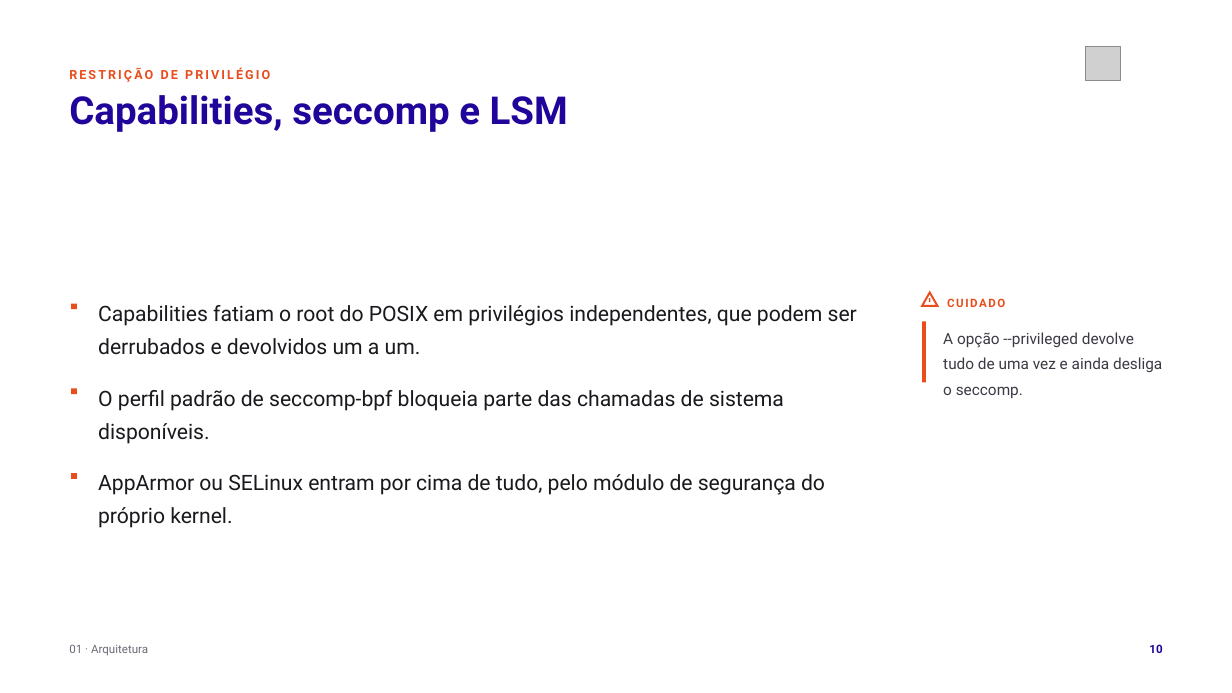
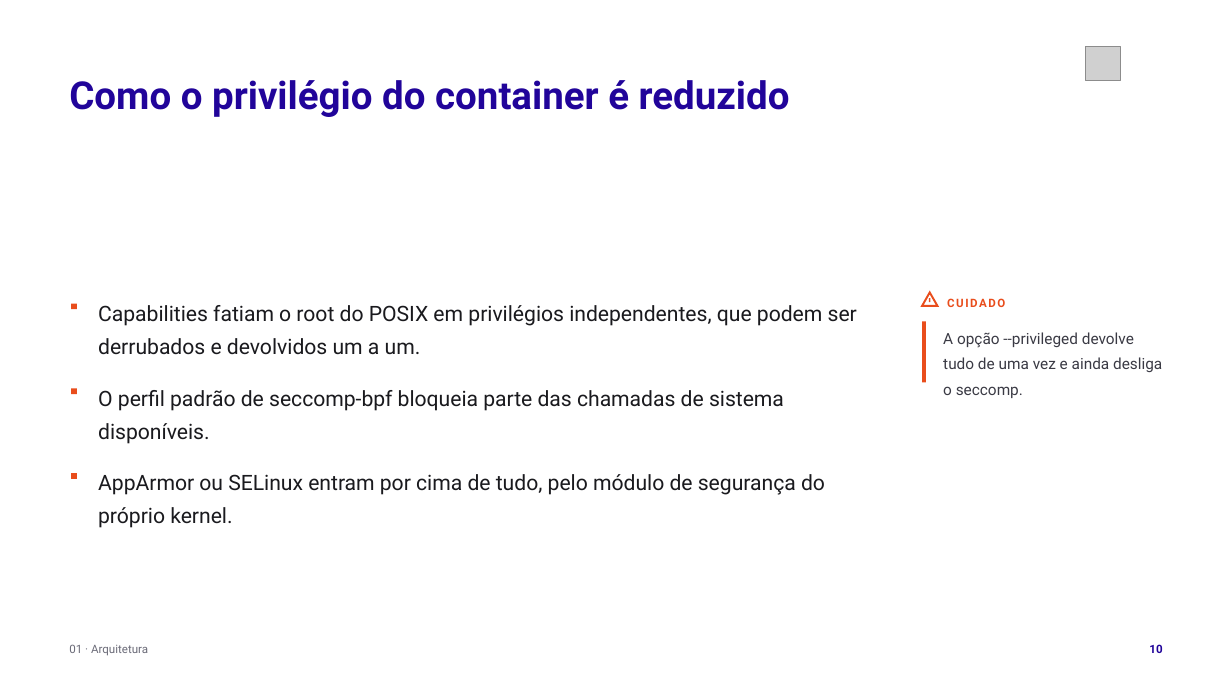
Before and after one commit to tcpassos/invite-app, a slide deck: slide 10 of trabalhos/T1-Docker-Invite-People.pptx. Drawn at 1232x693 pixels with LibreOffice and Linux fonts; fonts in the diff are those of the drawing; grey boxes stand for pictures. Boxes give left, top, right and bottom in pixels: in the first picture for what was removed or moved away, otherwise in the second. Text is boxed around its words. In the diff, an @@ line names an element or a change of style, - is before the commit and + after.

```diff
--- a/trabalhos/T1-Docker-Invite-People.pptx
+++ b/trabalhos/T1-Docker-Invite-People.pptx
@@ text removed at box(69, 67, 270, 82) @@
-RESTRIÇÃO DE PRIVILÉGIO
@@ text added at box(69, 80, 790, 117), 30 pt, text #21049A, bold @@
+Como o privilégio do container é reduzido
@@ text removed at box(69, 95, 568, 132) @@
-Capabilities, seccomp e LSM
```
Also in this commit, not shown: 25 other slides changed, 31 other files.
